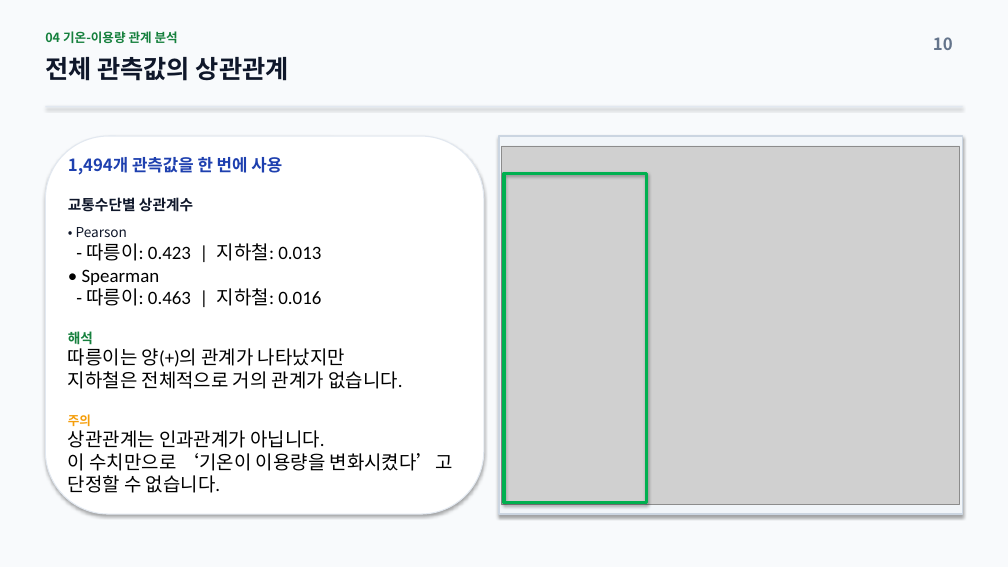
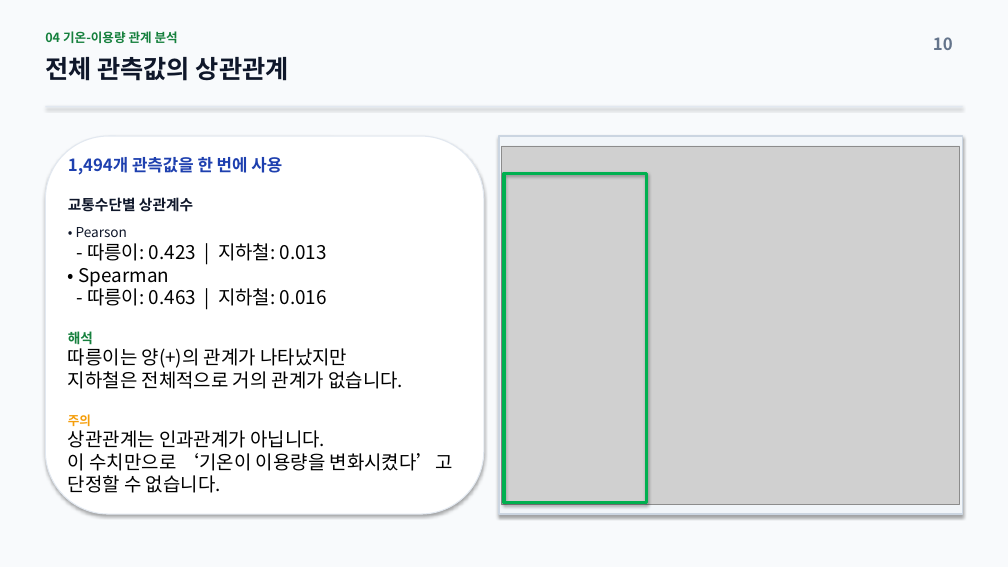
Before and after one commit to tykwon-git/tyk_python_project, a slide deck: slide 10 of 기온에_따른_서울시_따릉이_지하철_분석.pptx. Drawn at 1008x567 pixels with LibreOffice and Linux fonts; fonts in the diff are those of the drawing; grey boxes stand for pictures. Boxes give left, top, right and bottom in pixels: in the first picture for what was removed or moved away, otherwise in the second. Text is boxed around its words. In the diff, an @@ line names an element or a change of style, - is before the commit and + after.

```diff
--- a/기온에_따른_서울시_따릉이_지하철_분석.pptx
+++ b/기온에_따른_서울시_따릉이_지하철_분석.pptx
@@ text at <box>68,227,453,493</box>: font Calibri to Noto Sans CJK KR in "- 따릉이: 0.423 | 지하철: 0.013 • ...", "따릉이는 양(+)의 관계가 나타났지만 지하철은 전체적으로 거의 ...", "상관관계는 인과관계가 아닙니다.", "이 수치만으로 ‘기온이 이용량을 변화시켰다’고 단정할 수 ..." @@
```
Also in this commit, not shown: 15 other slides changed, 1 other file.
